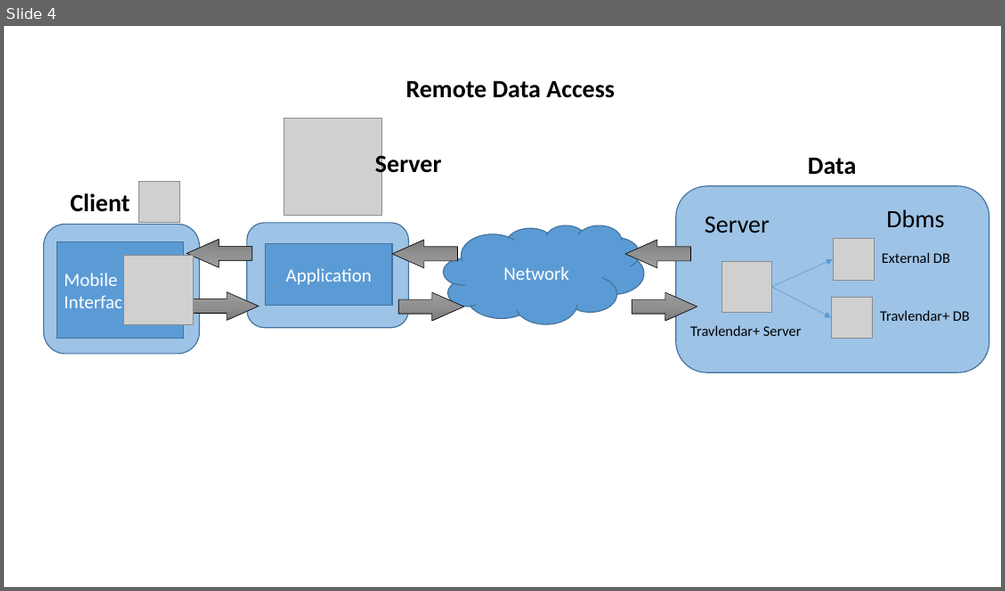
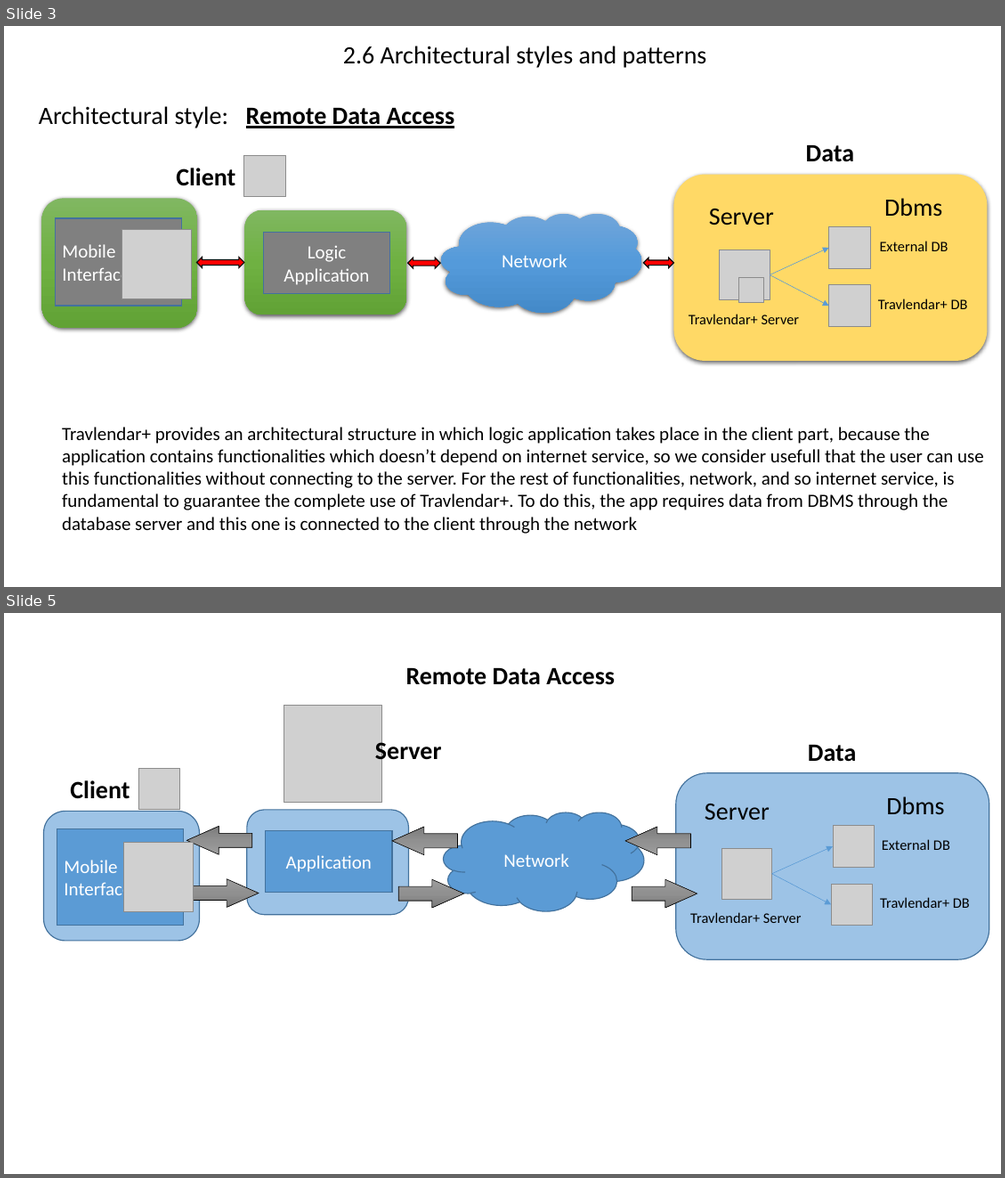
Before and after one commit to AndreaMazzeo289/RASD_DD_Travlendar, a slide deck: Design Documents/Architecture.pptx. Shown one above the other, each under a label of ours: slide 4 before the commit, slides 3 and 5 after it; the slides between them are not shown. The pictures are 1005x591 and 1005x1178 pixels, drawn with LibreOffice and Linux fonts; fonts in the diff are those of the drawing; grey boxes stand for pictures. Boxes give left, top, right and bottom in pixels: in the first picture for what was removed or moved away, otherwise in the second. Text is boxed around its words. In the diff, an @@ line names an element or a change of style, - is before the commit and + after.

```diff
--- a/Design Documents/Architecture.pptx
+++ b/Design Documents/Architecture.pptx
@@ slide 3 added at <box>4,26,1001,587</box>, background #FFFFFF @@
@@ text added at <box>343,46,707,68</box>, 24 pt, text #000000 @@
+2.6 Architectural styles and patterns
@@ text added at <box>39,106,228,128</box>, 24 pt, text #000000 @@
+Architectural style:
@@ text added at <box>246,108,455,128</box>, 24 pt, text #000000, bold, underline @@
+Remote Data Access
@@ picture added at <box>244,155,286,197</box> @@
@@ text added at <box>806,145,854,162</box>, 24 pt, text #000000, bold @@
+Data
@@ text added at <box>176,168,235,186</box>, 24 pt, text #000000, bold @@
+Client
@@ rounded rectangle added at <box>674,174,987,361</box>, fill #FFD966 @@
@@ rounded rectangle added at <box>42,198,198,328</box>, fill gradient #81B861 to #6FB242 to #62A336 @@
@@ rounded rectangle added at <box>245,210,406,314</box>, fill gradient #81B861 to #6FB242 to #62A336 @@
@@ text added at <box>709,208,774,225</box>, 24 pt, text #000000 @@
+Server
@@ text added at <box>884,198,942,216</box>, 24 pt, text #000000 @@
+Dbms
@@ rectangle added at <box>55,218,181,305</box>, fill #808080, outline #43739E 1 pt, 18 pt, text #FFFFFF @@
+Mobile Interface
@@ picture added at <box>122,230,191,298</box> @@
@@ rectangle added at <box>264,232,390,293</box>, fill #808080, outline #43739E 1 pt, 18 pt, text #FFFFFF @@
+Logic Application
@@ cloud added at <box>442,214,642,313</box>, fill gradient #71A6DB to #559BDB to #448ACA, 18 pt, text #FFFFFF @@
+Network
@@ picture added at <box>829,227,871,269</box> @@
@@ left right arrow added at <box>197,257,245,267</box>, fill #FF0000, outline #0D0D0D 1 pt @@
@@ left right arrow added at <box>408,257,441,268</box>, fill #FF0000, outline #0D0D0D 1 pt @@
@@ left right arrow added at <box>643,257,674,268</box>, fill #FF0000, outline #0D0D0D 1 pt @@
@@ picture added at <box>720,249,769,300</box> @@
@@ arrow added from (769, 275) to (829, 248), #5B9BD5 0.5 pt @@
@@ text added at <box>880,240,948,251</box>, 14 pt, text #000000 @@
+External DB
@@ picture added at <box>739,277,764,302</box> @@
@@ arrow added from (769, 275) to (829, 305), #5B9BD5 0.5 pt @@
@@ picture added at <box>829,285,871,327</box> @@
@@ text added at <box>688,313,800,324</box>, 14 pt, text #000000 @@
+Travlendar+ Server
@@ text added at <box>878,298,968,309</box>, 14 pt, text #000000 @@
+Travlendar+ DB
@@ text added at <box>62,426,984,533</box>, 18 pt, text #000000 @@
+Travlendar+ provides an architectural structure in which logic application takes place in the client part, because the
+application contains functionalities which doesn’t depend on internet service, so we consider usefull that the user can use
+this functionalities without connecting to the server. For the rest of functionalities, network, and so internet service, is
+fundamental to guarantee the complete use of Travlendar+. To do this, the app requires data from DBMS through the
+database server and this one is connected to the client through the network
@@ what was slide 4 is now slide 5 @@
```
Also in this commit, not shown: 1 other slide added, 1 slide removed.
